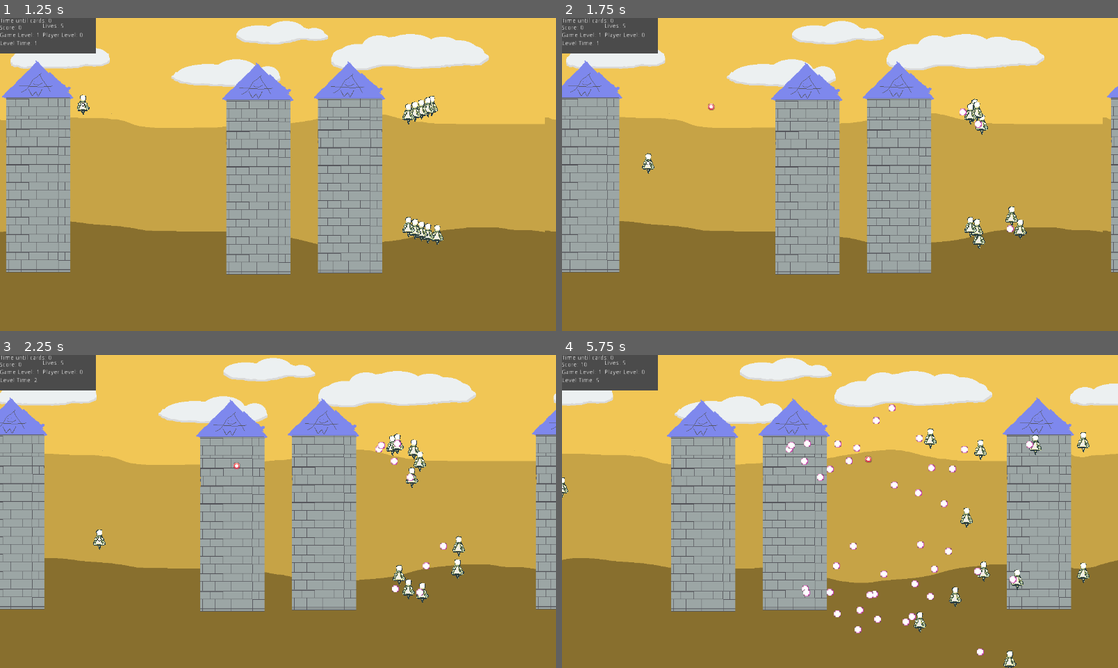
Above: before the commit, frames 1-4 (two rows, left to right).
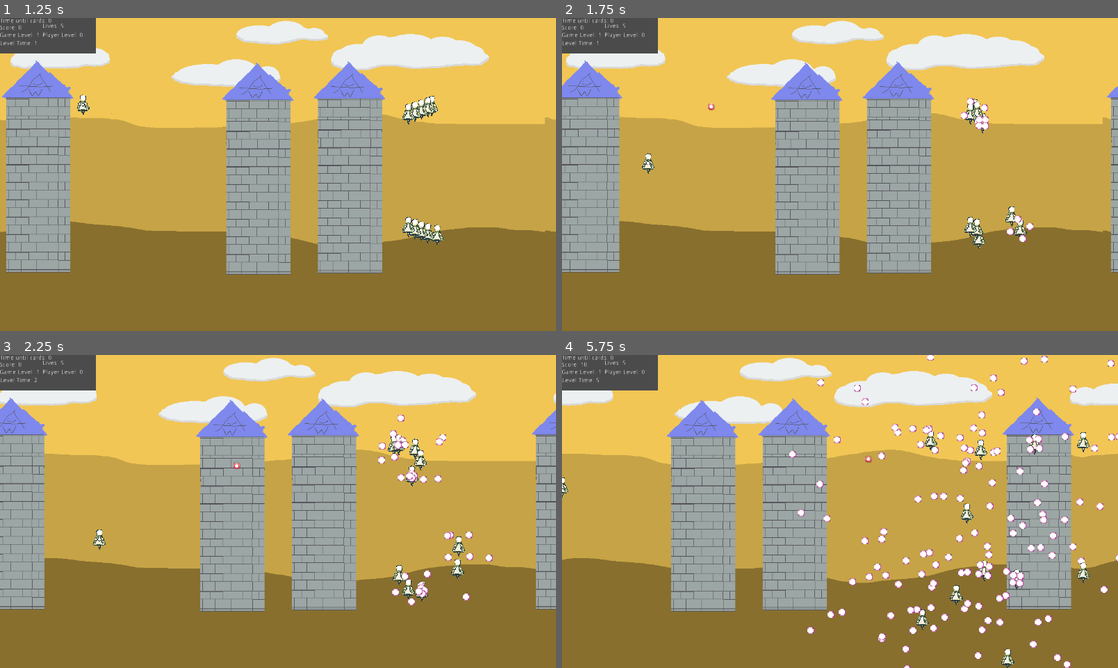
Above: after the commit, the same moments.

Repository: smbanasik/Cardtractor
Game: Godot game, scene res://assets/BulletHell/Scenes/Main.tscn
Two runs of this game, one before a commit and one after it. Both use one fixed random seed, a clock stepped at 60 frames per second and the inputs below.
Inputs (mouse positions are in pixels of both pictures, inside the frame that each line leads up to):
- Up to frame 1 (1.25 s): move the mouse to (400, 158) at 0.52 s; hold D (move_right) from 0.53 s (still down); hold Shift (move_fast) from 0.53 s (still down)
- Up to frame 2 (1.75 s): move the mouse to (728, 190) at 1.27 s; release D (move_right) at 1.28 s; release Shift (move_fast) at 1.28 s; hold S (move_down) from 1.28 s (still down); tap Z (shoot_projectile) at 1.35 s
- Up to frame 3 (2.25 s): move the mouse to (333, 442) at 2.02 s; release S (move_down) at 2.03 s; hold D (move_right) from 2.03 s (still down); hold Shift (move_fast) from 2.03 s (still down)
- Up to frame 4 (5.75 s): move the mouse to (812, 574) at 2.77 s; release D (move_right) at 2.78 s; release Shift (move_fast) at 2.78 s; hold W (move_up) 2.78-3.53 s; tap Z (shoot_projectile) at 2.85, 4.35 s; move the mouse to (1006, 558) at 3.52 s; hold Shift (move_fast) 3.53-4.28 s; hold A (move_left) 3.53-5.03 s; move the mouse to (673, 464) at 4.27 s; move the mouse to (867, 511) at 5.02 s; hold S (move_down) from 5.03 s (still down); hold Shift (move_fast) from 5.03 s (still down)

Frame 1 is identical in both runs. In frame 2, 0.3% of the frame differs, in the area x 71-85%, y 25-72%; in frame 3, 1.0%; in frame 4, 4.6%, in the area x 40-100%, y 0-100%.

Commit message:
Full Emitters
Emitters are more or less done (I could add a function that makes the emitter centerOffset orbit and probably will eventually)
Angels now utilize the spinner and fire 4 projectiles in a spinning fashion.
Only basic projectiles work for the Emitter, but given that I'm about to redo the entire projectile creation system and likely the rest of the projectiles, I see no need to make them work until all of that happens.

Diff:
--- a/assets/BulletHell/Scenes/Main.gd
+++ b/assets/BulletHell/Scenes/Main.gd
@@ -162,8 +162,8 @@
 
 func _on_AngelEmitter_emitFire(fireArr):
 	var angelSphere = projectileSphere.instance()
-	angelSphere.init_proj(fireArr[0], fireArr[1], fireArr[2], fireArr[3], 1)
-	angelSphere.add_to_group("enemy")
+	angelSphere.init_proj(fireArr[1], fireArr[4], fireArr[2], fireArr[3], 1)
+	angelSphere.add_to_group(fireArr[0])
 	add_child(angelSphere)
 	pass
 
--- a/assets/BulletHell/ScriptsScenes/ProjectileTypes/ProjectileBasic.gd
+++ b/assets/BulletHell/ScriptsScenes/ProjectileTypes/ProjectileBasic.gd
@@ -18,9 +18,10 @@
 	damage = projDamage
 
 # Called when the node enters the scene tree for the first time.
-#func _ready():
-#	monitorable = true
-
+func _ready():
+	#monitorable = true
+	monitoring = false
+	pass
 
 # Called every frame. 'delta' is the elapsed time since the previous frame.
 func _process(delta):
--- a/assets/BulletHell/temp_assets/Angel.gd
+++ b/assets/BulletHell/temp_assets/Angel.gd
@@ -29,6 +29,9 @@
 # Called when the node enters the scene tree for the first time.
 func _ready():
 	screen_size = get_viewport_rect().size
+	$Emitter.bulletArrays = 2
+	$Emitter.bulletNum = 2
+	$Emitter.spinRate = 0.1
 #	monitoring = true
 	if useTargetArray == false:
 		$ThinkTime.start()
@@ -47,7 +50,7 @@
 	#position = position.linear_interpolate(angelTargetPoint, delta)
 
 	# Angel moves to ThinkPoint
-	if position.distance_to(angelTargetPoint) > 2:
+	if position.distance_to(angelTargetPoint) > 5:
 		velocity = position.direction_to(angelTargetPoint) * angelSpeed
 	else:
 		# We've hit to our point, if we're using a target array, we should start our timer.
--- a/assets/BulletHell/temp_assets/Emitter.gd
+++ b/assets/BulletHell/temp_assets/Emitter.gd
@@ -13,13 +13,14 @@
 # Spread in between the arrays, by default 180 degrees
 export var bulletArrSpread = PI
 # How many bullets per an array?
-export var bulletArrNum = 1
+export var bulletNum = 1
 # The spread between the bullets within the array
-export var bulletArrNumSpread = PI
+export var bulletNumSpread = PI / 2
 # When fired, which direction do bullets go?
 export var startingAngle = Vector2.LEFT
-var bulletAngle = startingAngle
 # Uses polar coordinates (radius and angle offset from center), for example, a distance of 3 with an angle of pi
+# 0 points to the rgith, like with math coords
+### TODO: add function that let us modify this frame by frame
 export var centerOffset = Vector2(0, 0)
 # Do bullets speed up / slow down / referse? How fast when they start?
 export var acceleration = 0
@@ -27,7 +28,7 @@
 # Should the emitter spin?
 # Add functions that let this be modified
 export var spinRate = 0
-export var spinMax = 0
+export var spinMax = 2 * PI
 # Changes the rate in which emitter spin
 export var spinMod = 0
 # Might not be used since we just cull when off screen. We'll see
@@ -47,33 +48,77 @@
 # Called every frame. 'delta' is the elapsed time since the previous frame.
 func _process(delta):
 	# Any smooth emitter movement functions should go into here probably.
-	emitterSpin()
+	emitterSpin(delta)
+	#centerOffset.y += 45 * PI / 180 * delta
 	pass
 
 # Produce a projectile based on the current position of the character firing it
 func emitterFire():
 	# We'll pass an array of variables through the signal to a projectile depending on the type
 	var fireArr = []
+	var arrayAngle = startingAngle
+	var bulletAngle = startingAngle
 
 	# Get position of parent node
 	var emitPosition = get_parent().position
 
+	# Modify position by center offset
+	emitPosition.x += centerOffset.x * cos(centerOffset.y)
+	emitPosition.y += centerOffset.x * sin(centerOffset.y)
+
+	# Insert values
+	fireArr.push_back(projTeam)
 	fireArr.push_back(emitPosition)
-	fireArr.push_back(startingAngle)
 	fireArr.push_back(velocity)
 	fireArr.push_back(acceleration)
 
-	emit_signal("emitProjectile", fireArr)
+	#Determine bullet type
+	match [bulletType]:
+		["basic"]:
+			pass
+
+
+	# Make bullet arrays and angle accordingly
+	var arrayIndex = 0
+	var bulletIndex = 0
+
+	fireArr.push_back(startingAngle)
+
+	# bullet array for loop
+	while arrayIndex < bulletArrays:
+		bulletIndex = 0
+
+		arrayAngle = arrayAngle.rotated(bulletArrSpread * arrayIndex)
+		#remember we're a vector not an angle
+		#arrayAngle = startingAngle + arrayIndex * bulletArrSpread
+
+		bulletAngle = arrayAngle
+		# bullet num for loop
+		while bulletIndex < bulletNum:
+
+			bulletAngle = bulletAngle.rotated(bulletNumSpread * bulletIndex)
+			#bulletAngle = arrayAngle + bulletIndex * bulletNumSpread
+
+			# insert angle
+			fireArr[fireArr.size() - 1] = bulletAngle
+
+			# emit_signal
+			emit_signal("emitProjectile", fireArr)
+
+			bulletIndex += 1
+
+		arrayIndex += 1
+
 	pass
 
 # Handles the spinning of the projectile
-func emitterSpin():
+func emitterSpin(delta):
 	var isNegative = false
 
 	# Handle change in spin rate
 	if spinMod != 0:
 
-		spinRate += spinMod
+		spinRate += spinMod * PI / 180 * delta
 
 		if spinRate < 0:
 			isNegative = true
@@ -101,3 +146,8 @@
 	spinMod = 0
 	startingAngle = Vector2.RIGHT.rotated(angle)
 	pass
+
+func evenBulletSpread():
+	bulletArrSpread = 2 * PI / bulletArrays
+	bulletNumSpread = PI / bulletNum
+	pass
